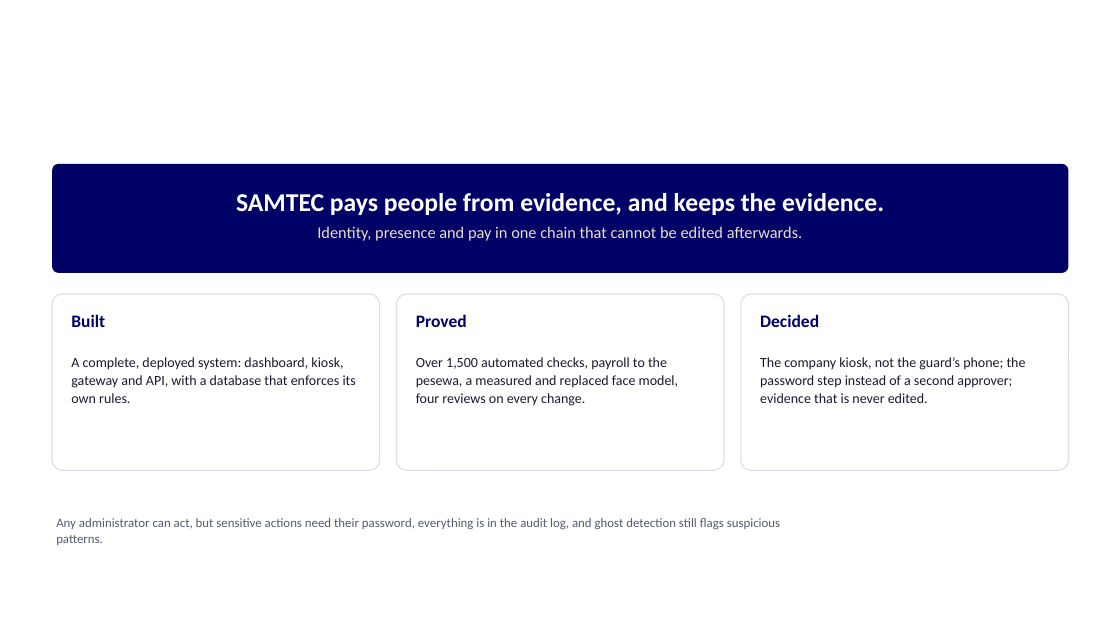
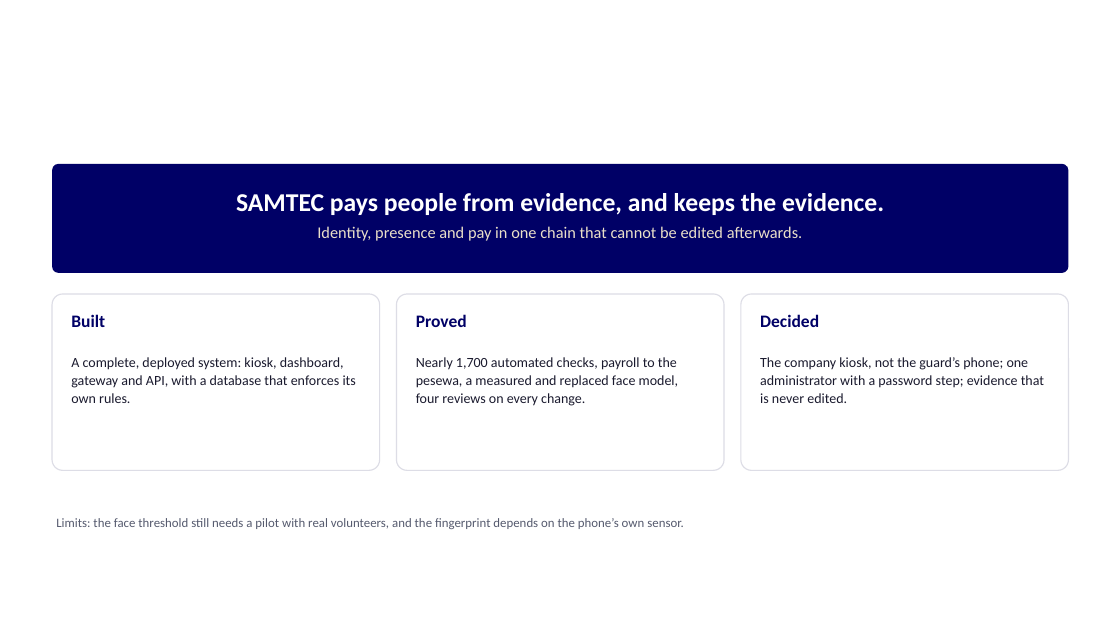
Before and after one commit to TEAM-DEVV/samtec-security-system, a slide deck: slide 9 of docs/guides/SAMTEC-defence-slides.pptx (slide 22 before the commit). Drawn at 1120x630 pixels with LibreOffice and Linux fonts; fonts in the diff are those of the drawing; background and template pictures are left out. Boxes give left, top, right and bottom in pixels: in the first picture for what was removed or moved away, otherwise in the second. Text is boxed around its words. In the diff, an @@ line names an element or a change of style, - is before the commit and + after.

```diff
--- a/docs/guides/SAMTEC-defence-slides.pptx
+++ b/docs/guides/SAMTEC-defence-slides.pptx
@@ text at (71, 357, 356, 403): text changed @@
-A complete, deployed system: dashboard, kiosk, gateway and API, with a database that enforces its own rules.
+A complete, deployed system: kiosk, dashboard, gateway and API, with a database that enforces its own rules.
@@ text at (416, 357, 679, 406): text changed @@
-Over 1,500 automated checks, payroll to the pesewa, a measured and replaced face model, four reviews on every change.
+Nearly 1,700 automated checks, payroll to the pesewa, a measured and replaced face model, four reviews on every change.
@@ text at (760, 357, 1044, 403): text changed @@
-The company kiosk, not the guard’s phone; the password step instead of a second approver; evidence that is never edited.
+The company kiosk, not the guard’s phone; one administrator with a password step; evidence that is never edited.
@@ text at (56, 518, 683, 529): text changed @@
-Any administrator can act, but sensitive actions need their password, everything is in the audit log, and ghost detection still flags suspicious patterns.
+Limits: the face threshold still needs a pilot with real volunteers, and the fingerprint depends on the phone’s own sensor.
```
Also in this commit, not shown: 1 other slide changed, 6 slides added, 20 slides removed, 1 other file.
